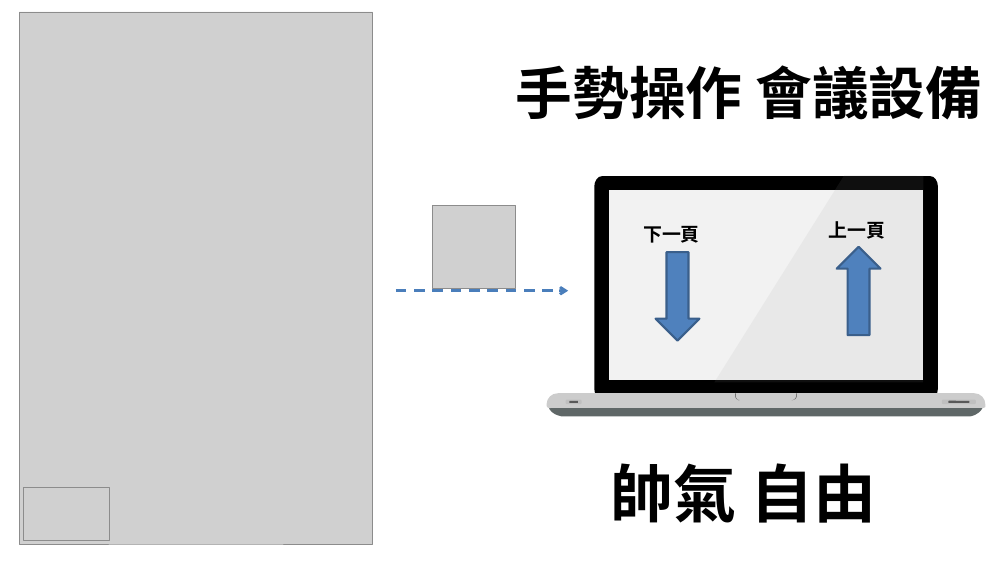
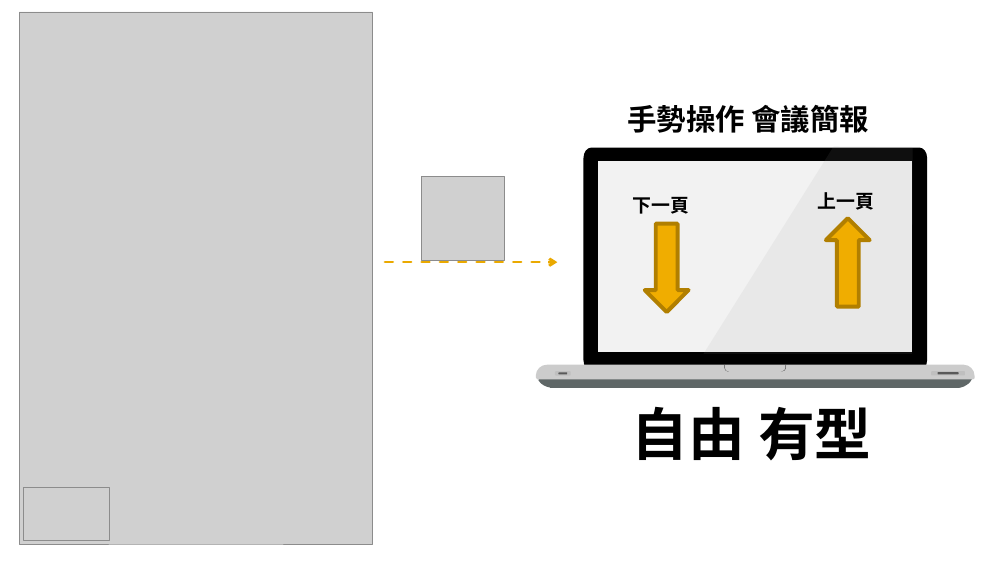
Before and after one commit to HCTsai/stylish_gesture_control, a slide deck: slide 9 of data/presentation_demo.pptx. Drawn at 1008x567 pixels with LibreOffice and Linux fonts; fonts in the diff are those of the drawing; grey boxes stand for pictures. Boxes give left, top, right and bottom in pixels: in the first picture for what was removed or moved away, otherwise in the second. Text is boxed around its words. In the diff, an @@ line names an element or a change of style, - is before the commit and + after.

```diff
--- a/data/presentation_demo.pptx
+++ b/data/presentation_demo.pptx
@@ rectangle added at (x1=0, y1=0, x2=1008, y2=119), fill #000000 @@
@@ rectangle added at (x1=0, y1=0, x2=1008, y2=171), fill #FFFFFF @@
@@ rectangle added at (x1=0, y1=119, x2=1008, y2=123), fill #FFFFFF @@
@@ text at (x1=628, y1=105, x2=869, y2=133): text changed; size 54 to 28 pt @@
-手勢操作 會議設備
+手勢操作 會議簡報
@@ right arrow at (x1=645, y1=223, x2=689, y2=312): fill #4F81BD to #F0AD00; outline #3A5F8C 2 pt to #B28000 3.78 pt @@
@@ right arrow at (x1=826, y1=218, x2=870, y2=307): fill #4F81BD to #F0AD00; outline #3A5F8C 2 pt to #B28000 3.78 pt @@
@@ 6 freeform shapes, 4 rounded rectangles, 2 texts, 2 right arrows, 1 picture, 1 arrow moved together from (x1=396, y1=175, x2=987, y2=417) to (x1=385, y1=146, x2=975, y2=389) @@
@@ arrow (385, 262) - (557, 262): stroke #4B7EBC 2.5 pt dashed to #EBA900 2.5 pt dashed @@
@@ text at (x1=632, y1=407, x2=871, y2=460): text changed; size 60 to 54 pt @@
-帥氣 自由
+自由 有型
```
Also in this commit, not shown: 11 other slides changed, 1 slide added, 1 slide removed, 12 other files.
